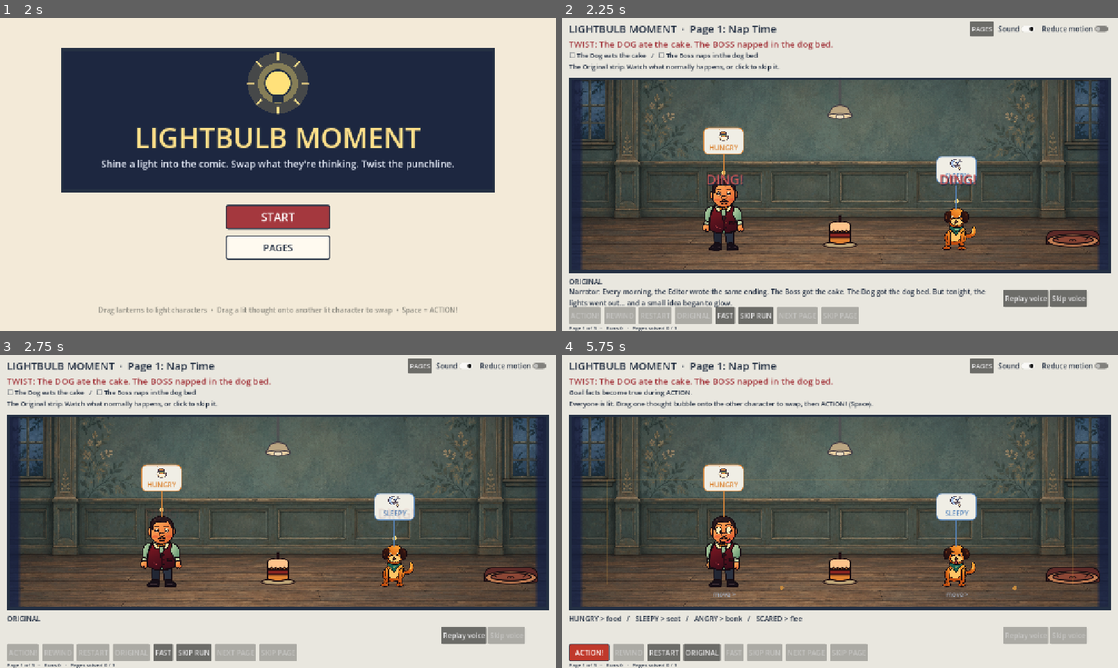
Above: before the commit, frames 1-4 (two rows, left to right).
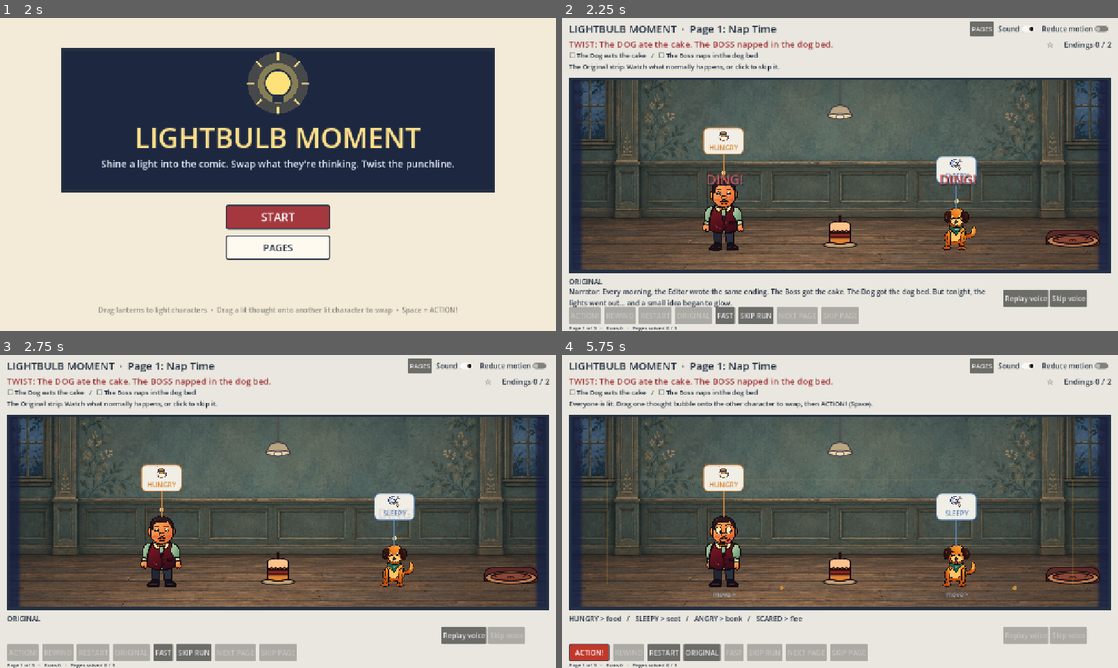
Above: after the commit, the same moments.

Repository: Ayush0098/TGCGameJam
Game: Godot game, scene res://scenes/main.tscn
Two runs of this game, one before a commit and one after it. Both use one fixed random seed, a clock stepped at 60 frames per second and the inputs below.
Inputs:
- Up to frame 1 (2 s): click "Start story" at 0.5 s; click "Start story" at 1.25 s
- Up to frame 2 (2.25 s): click "START" at 2 s
- Up to frame 3 (2.75 s): no input
- Up to frame 4 (5.75 s): click "Replay voice" at 2.75 s; click "Replay voice" at 3.5 s; click "Replay voice" at 4.25 s; click "SKIP RUN" at 5 s

Frame 1 is identical in both runs. In frame 2, 0.1% of the frame differs, in the area x 87-99%, y 7-11%; in frame 3, 0.1%; in frame 4, 0.4%, in the area x 1-99%, y 7-14%.

Commit message:
Add stars, bonus challenges, endings collection and saved progress
- Pages may define up to two bonus challenges (goal-fact vocabulary, validated)
  and an endings_total from the solution-space audit. Midnight Snack and
  Birthday get two bonuses each; every bonus is reachable (audited).
- Each run records its caption as an ending (NEW ENDING!) and checks bonuses;
  HUD shows stars and Endings found/total; Sunday Edition cards show both.
- Progress (solved, skipped, bonuses, endings) saves to user:// outside
  headless runs; title offers CONTINUE when progress exists.

Co-Authored-By: Claude Opus 5.5 (1M context) <noreply@anthropic.com>

Diff:
--- a/src/core/page_validator.gd
+++ b/src/core/page_validator.gd
@@ -88,6 +88,18 @@
 		if props[id].get("type") == "SWITCH" and not switches.has(id):
 			_error("objects." + id, id, "switch has no lamp")
 	_validate_goal(page.get("goal"), cast, props)
+	# Optional bonus challenges reuse the goal-fact vocabulary (stars).
+	if page.has("bonus"):
+		if not page.bonus is Array or page.bonus.size() > 2:
+			_error("bonus", page.bonus, "expected up to 2 bonus challenges")
+		else:
+			for bonus in page.bonus:
+				if not bonus is Dictionary or not bonus.get("id") is String or not bonus.get("caption") is String:
+					_error("bonus", bonus, "expected {id, caption, facts}")
+					continue
+				_validate_goal({"twist_caption": bonus.caption, "red_pen_words": ["BONUS"], "facts": bonus.get("facts")}, cast, props)
+	if page.has("endings_total") and (not page.endings_total is int or page.endings_total < 1):
+		_error("endings_total", page.endings_total, "expected a positive count")
 	return _result(page)
 
 
--- a/src/data/pages/page_02.gd
+++ b/src/data/pages/page_02.gd
@@ -20,6 +20,7 @@
 			{"id": "dog_bed", "type": "SEAT", "art": "dog_bed", "slot": 8},
 		],
 		"original_caption": "The Boss ate the cake. The Dog napped.",
+		"endings_total": 2,
 		"goal": {
 			"facts": [
 				{"type": "ATE", "character": "dog", "object": "cake"},
--- a/src/data/pages/page_04.gd
+++ b/src/data/pages/page_04.gd
@@ -23,6 +23,12 @@
 			{"id": "pie", "type": "FOOD", "art": "pie", "slot": 6},
 		],
 		"original_caption": "The Kid ate the pie.",
+		# Ending count from the solution-space audit (lower bound; display grows if exceeded).
+		"endings_total": 6,
+		"bonus": [
+			{"id": "grandma_pie", "caption": "Grandma gets the pie.", "facts": [{"type": "ATE", "character": "grandma", "object": "pie"}]},
+			{"id": "dog_pie_grandma_naps", "caption": "The Dog gets the pie while Grandma naps.", "facts": [{"type": "ATE", "character": "dog", "object": "pie"}, {"type": "ASLEEP", "character": "grandma"}]},
+		],
 		"goal": {
 			"facts": [{"type": "ATE", "character": "dog", "object": "pie"}],
 			"twist_caption": "The DOG ate the pie.", "red_pen_words": ["DOG"],
--- a/src/data/pages/page_06.gd
+++ b/src/data/pages/page_06.gd
@@ -29,6 +29,11 @@
 			{"id": "pedal", "type": "SWITCH", "art": "pedal", "slot": 7},
 		],
 		"original_caption": "The Boss ate the birthday cake.",
+		"endings_total": 25,
+		"bonus": [
+			{"id": "grandma_bonks_boss", "caption": "Grandma bonks the Boss.", "facts": [{"type": "BONKED", "character": "grandma", "target": "boss"}]},
+			{"id": "cake_then_bonk", "caption": "The Boss gets his cake and Grandma bonks him.", "facts": [{"type": "ATE", "character": "boss", "object": "cake"}, {"type": "BONKED", "character": "grandma", "target": "boss"}]},
+		],
 		"goal": {
 			"facts": [{"type": "ATE", "character": "dog", "object": "cake"}],
 			"twist_caption": "The DOG ate the birthday cake.",
--- a/src/game/main.gd
+++ b/src/game/main.gd
@@ -78,6 +78,11 @@
 var _stamp: Label
 var _stamp_tween: Tween
 var _missing: Label
+# Stars (main twist + bonus challenges) and the endings collection, per page id.
+var bonus_done: Dictionary = {}
+var endings_found: Dictionary = {}
+var _progress_label: Label
+const SAVE_PATH := "user://lightbulb_progress.json"
 const BEAT_SECONDS := 0.4
 const RECOVERY_SECONDS := 0.45
 const PHASE_TIME := {"DECIDE": 0.04, "MOVE": 0.26, "SWITCHES": 0.27, "BONKS": 0.31, "CLAIMS": 0.35}
@@ -88,6 +93,7 @@
 		get_tree().change_scene_to_file.call_deferred("res://scenes/production_reference.tscn")
 		return
 	_build_ui()
+	_load_progress()
 	_load_page(0)
 	_front = FRONT.new()
 	_front.name = "FrontEnd"
@@ -97,7 +103,7 @@
 	_front.start_requested.connect(_on_front_start)
 	_front.page_requested.connect(_on_front_page)
 	_front.closed.connect(_update_buttons)
-	_front.show_title(false)
+	_front.show_title(not completed.is_empty())
 
 
 func _exit_tree() -> void:
@@ -149,6 +155,12 @@
 	_goal.size = Vector2(1248, 26)
 	_goal.add_theme_color_override("font_color", Color("a4383e"))
 	_ui.add_child(_goal)
+	_progress_label = _label("", 18)
+	_progress_label.name = "Progress"
+	_progress_label.horizontal_alignment = HORIZONTAL_ALIGNMENT_RIGHT
+	_progress_label.position = Vector2(860, 48)
+	_progress_label.size = Vector2(404, 26)
+	_ui.add_child(_progress_label)
 	_facts = _label("", 15)
 	_facts.position = Vector2(16, 75)
 	_facts.size = Vector2(1248, 22)
@@ -480,7 +492,7 @@
 	_result_stage.pose(_run.snapshots.back(), _run.plan, knowledge, false)
 	_stage.hide()
 	_comparison.show()
-	_show_payoff(result)
+	_show_payoff(result, _record_progress(result))
 	if page.id == "page_02" and result.won:
 		_play_voice("narrator_success")
 	_update_buttons()
@@ -492,6 +504,9 @@
 		var fact: Dictionary = item.fact
 		var mark := "✔ " if item.met else ("✘ " if mode == "RESULT" else "☐ ")
 		labels.append(mark + GOALS.fact_text(fact))
+	for bonus in page.get("bonus", []):
+		var done: bool = bonus.id in bonus_done.get(page.id, [])
+		labels.append(("★ " if done else "☆ ") + "Bonus: " + str(bonus.caption).trim_suffix("."))
 	_facts.text = "   /   ".join(labels)
 	_facts.add_theme_color_override("font_color", Color("a4383e") if mode == "RESULT" and not result.won else Color("243043"))
 
@@ -519,7 +534,7 @@
 
 func _refresh_plan() -> void:
 	_display(RULES.initial_world(page, plan.to_data()), true)
-	_facts.text = "Goal facts become true during ACTION."
+	_show_facts({"facts": page.goal.facts.map(func(fact): return {"fact": fact, "met": false})})
 	_facts.add_theme_color_override("font_color", Color("243043"))
 	_update_hooks()
 	_update_instructions()
@@ -597,6 +612,7 @@
 	if failures < 3 or mode not in ["PLAN", "RESULT"]:
 		return
 	skipped[page.id] = true
+	_save_progress()
 	if page_index < PAGE_SCRIPTS.size() - 1:
 		_load_page(page_index + 1)
 	else:
@@ -620,6 +636,7 @@
 	if completed.size() == PAGE_SCRIPTS.size():
 		_status.text = "Every page solved. Try for different endings!"
 	_update_instructions()
+	_update_progress_label()
 	_emphasise(_action, mode == "PLAN")
 	_emphasise(_next, mode == "RESULT" and _won_current)
 	_emphasise(_rewind, mode == "RESULT" and not _won_current)
@@ -875,6 +892,10 @@
 			"unlocked": previous_done or index == page_index or completed.has(definition.id),
 			"current": index == page_index,
 			"caption": definition.goal.twist_caption,
+			"stars": _stars(definition),
+			"max_stars": 1 + definition.get("bonus", []).size(),
+			"endings": endings_found.get(definition.id, []).size(),
+			"max_endings": maxi(int(definition.get("endings_total", 0)), endings_found.get(definition.id, []).size()),
 		})
 	return pages
 
@@ -903,7 +924,7 @@
 	_update_buttons()
 
 
-func _show_payoff(result: Dictionary) -> void:
+func _show_payoff(result: Dictionary, rewards: Array[String] = []) -> void:
 	# Win: TWIST! stamp slams onto the strip. Fail: THE END...? plus what is missing.
 	var won: bool = result.won
 	_stamp.text = "TWIST!" if won else "THE END...?"
@@ -917,11 +938,14 @@
 		if not item.met:
 			missing.append(GOALS.fact_text(item.fact))
 	if won:
-		_missing.text = ""
-		_missing.hide()
+		_missing.text = "   ".join(rewards)
+		_missing.add_theme_color_override("font_color", Color("9a6b00"))
 	else:
-		_missing.text = "Still needed:  " + "   •   ".join(missing) + "\nREWIND keeps your plan so you can adjust it."
-		_missing.show()
+		var lines: Array[String] = ["Still needed:  " + "   •   ".join(missing)]
+		lines.append("   ".join(rewards) if not rewards.is_empty() else "REWIND keeps your plan so you can adjust it.")
+		_missing.text = "\n".join(lines)
+		_missing.add_theme_color_override("font_color", Color("a4383e"))
+	_missing.visible = not _missing.text.is_empty()
 	if is_instance_valid(_stamp_tween):
 		_stamp_tween.kill()
 	if _motion.button_pressed:
@@ -975,3 +999,68 @@
 		button.add_theme_stylebox_override(state, box)
 	for state in ["font_color", "font_hover_color", "font_pressed_color", "font_focus_color"]:
 		button.add_theme_color_override(state, Color.WHITE)
+
+
+func _stars(definition: Dictionary) -> int:
+	return (1 if completed.has(definition.id) else 0) + bonus_done.get(definition.id, []).size()
+
+
+func _record_progress(result: Dictionary) -> Array[String]:
+	# Every player run can find a new ending; any run can also earn bonus stars.
+	var rewards: Array[String] = []
+	var found: Array = endings_found.get(page.id, [])
+	if str(result.caption) not in found:
+		found.append(str(result.caption))
+		endings_found[page.id] = found
+		rewards.append("NEW ENDING! (%d / %d)" % [found.size(), maxi(int(page.get("endings_total", 0)), found.size())])
+	var done: Array = bonus_done.get(page.id, [])
+	for bonus in page.get("bonus", []):
+		if bonus.id in done:
+			continue
+		var challenge := page.duplicate()
+		challenge.goal = {"facts": bonus.facts, "twist_caption": bonus.caption}
+		if GOALS.evaluate(challenge, _run).won:
+			done.append(bonus.id)
+			rewards.append("★ BONUS: " + str(bonus.caption))
+	bonus_done[page.id] = done
+	_save_progress()
+	return rewards
+
+
+func _update_progress_label() -> void:
+	if not is_instance_valid(_progress_label) or page.is_empty():
+		return
+	var total: int = 1 + page.get("bonus", []).size()
+	var stars := _stars(page)
+	var found: int = endings_found.get(page.id, []).size()
+	_progress_label.text = "★".repeat(stars) + "☆".repeat(total - stars) + "     Endings %d / %d" % [found, maxi(int(page.get("endings_total", 0)), found)]
+
+
+func _persistent() -> bool:
+	# Headless test runs must start from a clean slate.
+	return DisplayServer.get_name() != "headless"
+
+
+func _save_progress() -> void:
+	if not _persistent():
+		return
+	var file := FileAccess.open(SAVE_PATH, FileAccess.WRITE)
+	if file == null:
+		return
+	file.store_string(JSON.stringify({"version": 1, "completed": completed.keys(), "skipped": skipped.keys(), "bonus": bonus_done, "endings": endings_found}))
+
+
+func _load_progress() -> void:
+	if not _persistent() or not FileAccess.file_exists(SAVE_PATH):
+		return
+	var data: Variant = JSON.parse_string(FileAccess.get_file_as_string(SAVE_PATH))
+	if not data is Dictionary:
+		return
+	for id in data.get("completed", []):
+		completed[str(id)] = true
+	for id in data.get("skipped", []):
+		skipped[str(id)] = true
+	if data.get("bonus") is Dictionary:
+		bonus_done = data.bonus
+	if data.get("endings") is Dictionary:
+		endings_found = data.endings
--- a/src/tests/front_end_test.gd
+++ b/src/tests/front_end_test.gd
@@ -32,7 +32,9 @@
 	game._swap("boss", "dog")
 	game._start_action()
 	game._finish_run()
-	check.call(game._stamp.visible and game._stamp.text == "TWIST!" and not game._missing.visible, "A win slams the TWIST! stamp")
+	check.call(game._stamp.visible and game._stamp.text == "TWIST!" and "Still needed" not in game._missing.text, "A win slams the TWIST! stamp")
+	check.call("NEW ENDING" in game._missing.text and game.endings_found.page_02.size() == 2, "Each distinct result caption is collected as an ending")
+	check.call("★☆" not in game._progress_label.text and game._progress_label.text.begins_with("★") and "Endings 2 / 2" in game._progress_label.text, "Nap Time shows its single star and both endings")
 	pages = game._progress()
 	check.call(pages[0].solved and pages[1].unlocked and not pages[2].unlocked, "Solving a page inks it and unlocks the next")
 	game._open_edition()
@@ -43,5 +45,12 @@
 	check.call(game.page.id == "page_04" and not game._front.visible and game._hooks[0].visible, "Choosing a page loads it with lantern hooks")
 	game._move_lantern(0, Vector2(0.0, -0.6), false)
 	check.call(game._lit_ids().is_empty() and "Nobody is lit" in game._instructions.text and "nobody lit" in game._action.text, "Unlit plans warn before ACTION")
+	# Bonus challenge: a run where Grandma eats the pie earns its star once.
+	var world: Dictionary = game.RULES.initial_world(game.page, game.plan.to_data())
+	game._run = {"events": [{"beat": 1, "phase": "CLAIMS", "type": "EAT", "actor": "grandma", "object": "pie", "target": "", "from": 0, "to": 0}], "snapshots": [world], "end_beat": 1}
+	var rewards: Array[String] = game._record_progress({"caption": "Grandma ate the pie.", "won": false, "facts": []})
+	check.call(game.bonus_done.page_04 == ["grandma_pie"] and rewards.size() == 2, "A bonus challenge earns a star and a new ending on any run")
+	check.call(game._record_progress({"caption": "Grandma ate the pie.", "won": false, "facts": []}).is_empty(), "Repeated endings and bonuses are not re-awarded")
+	check.call(game._progress()[1].stars == 1 and game._progress()[1].max_stars == 3, "Sunday Edition reports stars per page")
 	game.free()
 	return true
--- a/src/tests/lighting_test.gd
+++ b/src/tests/lighting_test.gd
@@ -65,6 +65,7 @@
 	page.objects = [{"id": "snack", "art": "cake", "slot": 6, "type": "FOOD"}]
 	page.lamps = []
 	page.lanterns.defaults = [{"x": 1.7, "y": 0.0, "enabled": true}, {"x": 6.0, "y": 0.0, "enabled": true}]
+	page.erase("bonus")
 	page.goal.facts = [{"type": "ATE", "character": "traveller", "object": "snack"}]
 	var plan: Dictionary = PLAN.from_page(page).to_data()
 	var run: Dictionary = SIMULATOR.run(page, plan)
